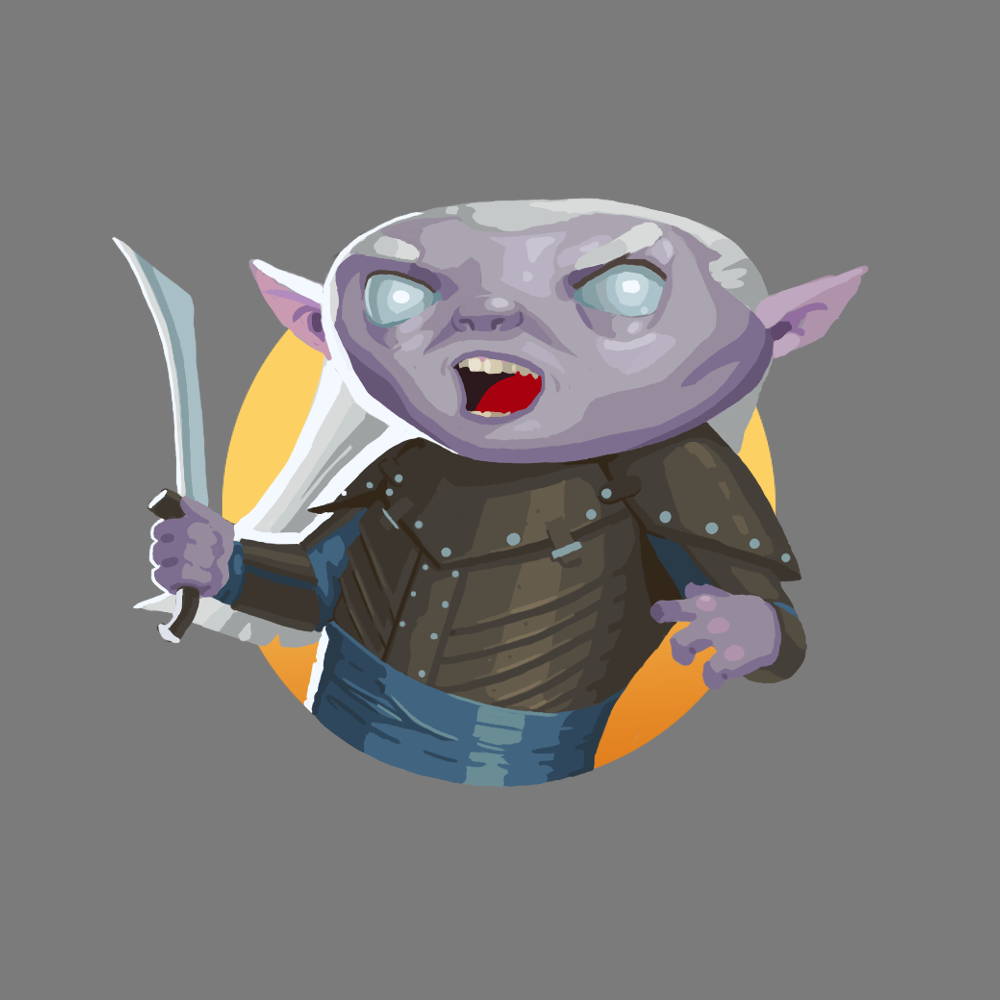
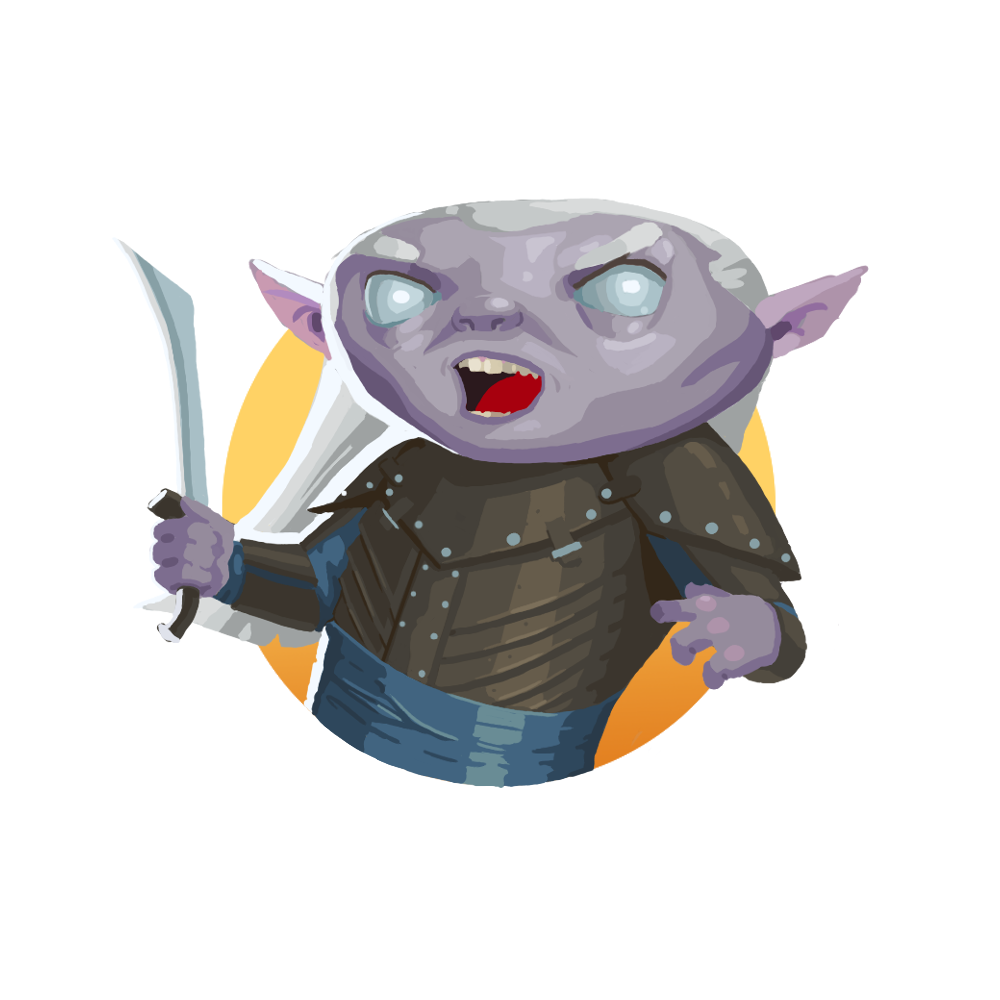
Layer changes from the first 1000×1000 image to the second:
painted on "Pasted Layer #1" over [0, 0, 1000, 1000]
